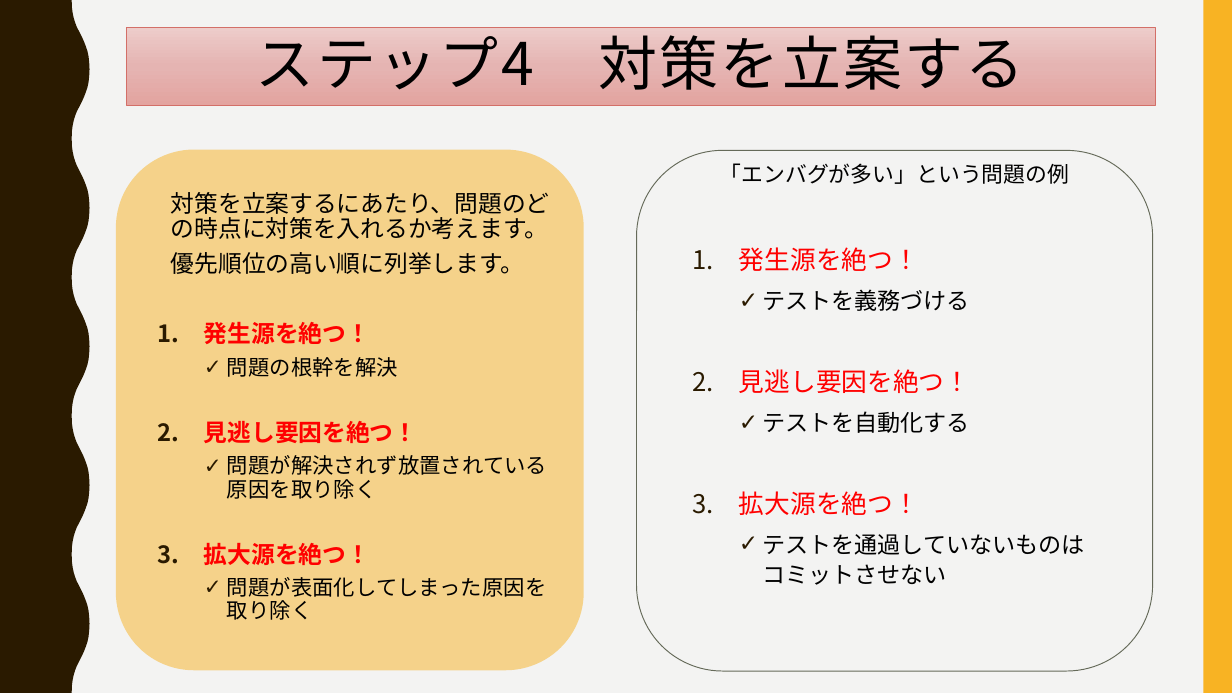
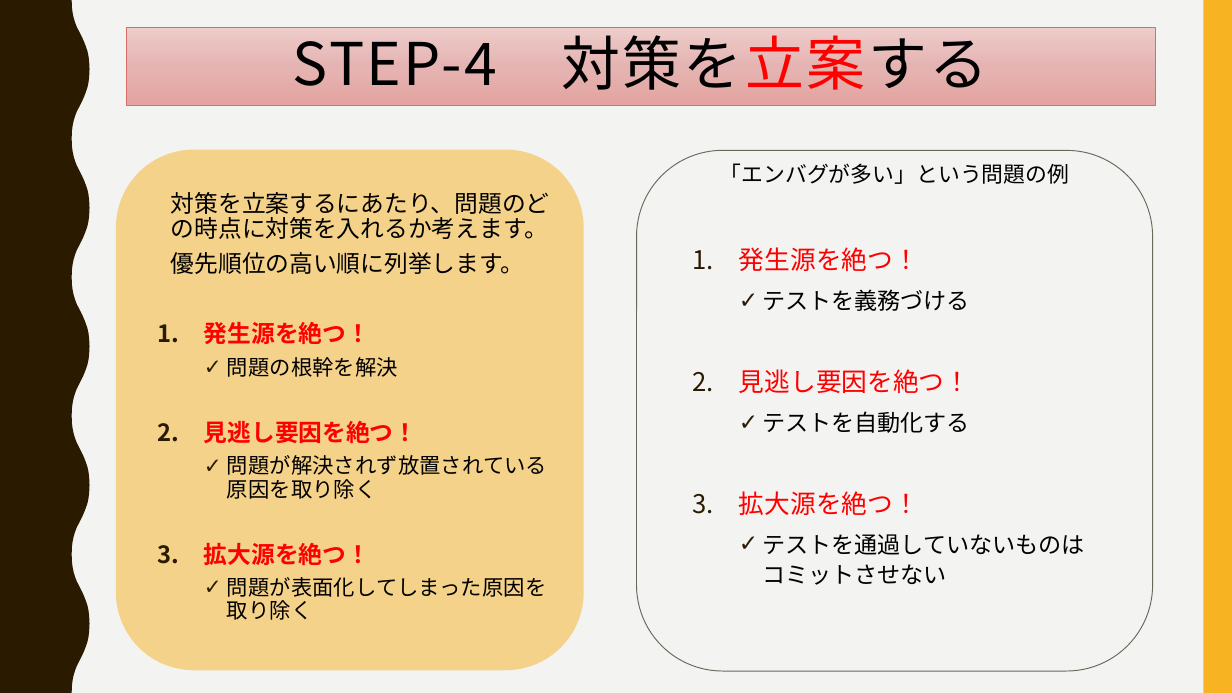
Before and after one commit to ssa-study/documents, a slide deck: slide 7 of ProblemSolvingForEngineer.pptx. Drawn at 1232x693 pixels with LibreOffice and Linux fonts; fonts in the diff are those of the drawing. Boxes give left, top, right and bottom in pixels: in the first picture for what was removed or moved away, otherwise in the second. Text is boxed around its words. In the diff, an @@ line names an element or a change of style, - is before the commit and + after.

```diff
--- a/ProblemSolvingForEngineer.pptx
+++ b/ProblemSolvingForEngineer.pptx
@@ title at [293, 25, 988, 90]: text changed @@
-ステップ4 対策を立案する
+STEP-4 対策を立案する
```
Also in this commit, not shown: 8 other slides changed, 1 other file.
